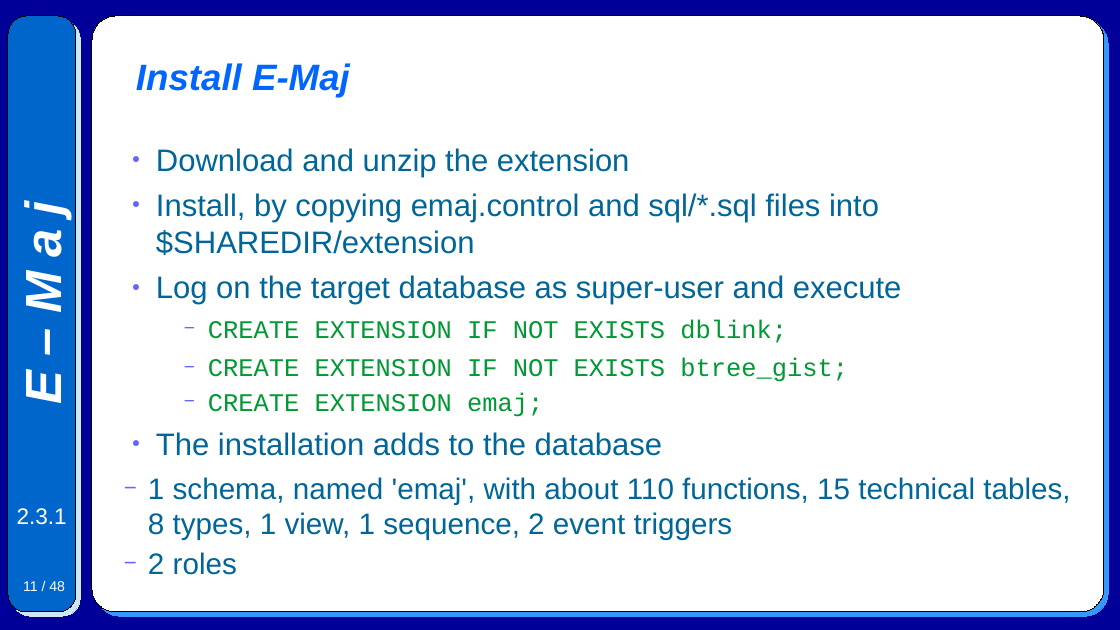
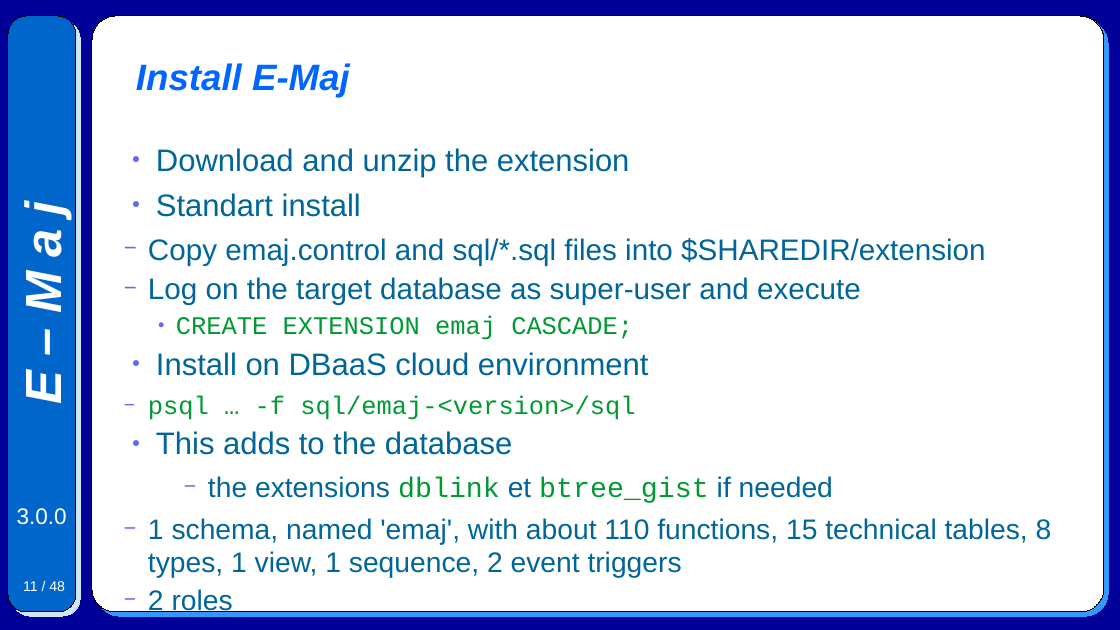
Before and after one commit to beaud76/emaj_doc, a slide deck: slide 11 of Emaj.devel_pres_en.odp. Drawn at 1120x630 pixels with LibreOffice and Linux fonts; fonts in the diff are those of the drawing. Boxes give left, top, right and bottom in pixels: in the first picture for what was removed or moved away, otherwise in the second. Text is boxed around its words. In the diff, an @@ line names an element or a change of style, - is before the commit and + after.

```diff
--- a/Emaj.devel_pres_en.odp
+++ b/Emaj.devel_pres_en.odp
@@ text at [148, 193, 986, 265]: text changed; size 22 to 21 pt @@
-● Install, by copying emaj.control and sql/*.sql files into $SHAREDIR/extension
+● Standart install
+  − Copy emaj.control and sql/*.sql files into $SHAREDIR/extension
@@ text at [148, 277, 1052, 578]: size 22 to 21 pt in "Log on the target database as super-user ..."; size 21 to 20 pt in "1 schema, named 'emaj', with about 110 ...", "2 roles"; bullet ● to −; list level 1 to 2 in "Log on the target database ..." @@
@@ text at [148, 352, 833, 503]: text changed; font Courier New to Arial; text colour #009933 to #006699 @@
-  − CREATE EXTENSION IF NOT EXISTS dblink;
-  − CREATE EXTENSION IF NOT EXISTS btree_gist;
-  − CREATE EXTENSION emaj;
-● The installation adds to the database
+    ● CREATE EXTENSION emaj CASCADE;
+● Install on DBaaS cloud environment
+  − psql … -f sql/emaj-<version>/sql
+● This adds to the database
+  − the extensions dblink et btree_gist if needed
@@ text at [17, 508, 67, 525]: text changed @@
-2.3.1
+3.0.0
```
Also in this commit, not shown: 45 other slides changed, 6 other files.
